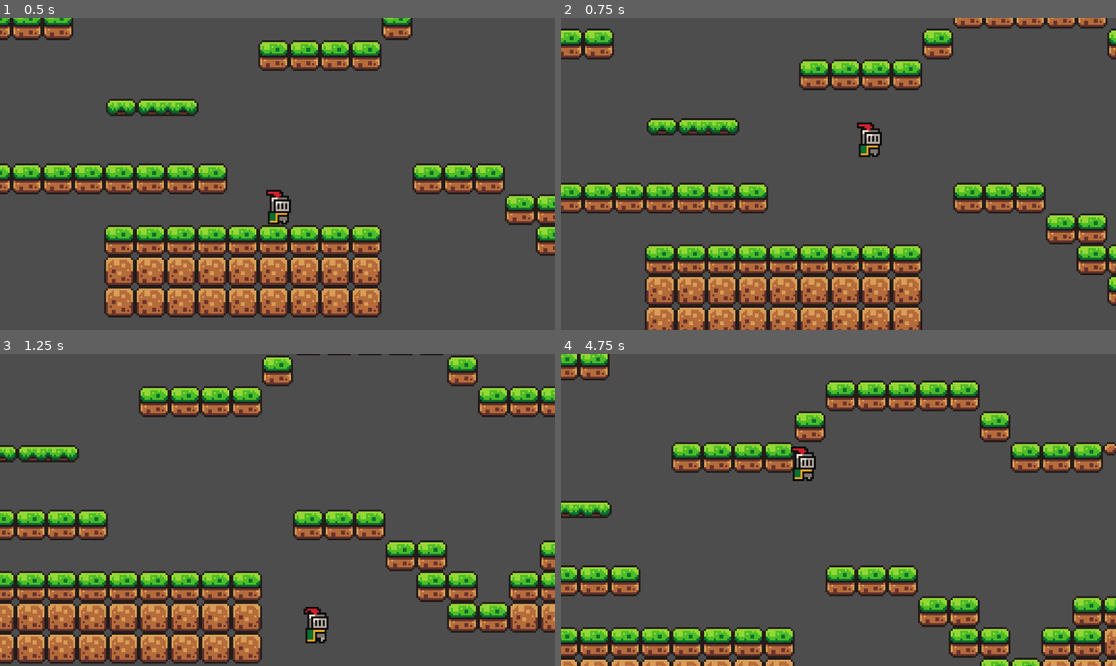
Above: before the commit, frames 1-4 (two rows, left to right).
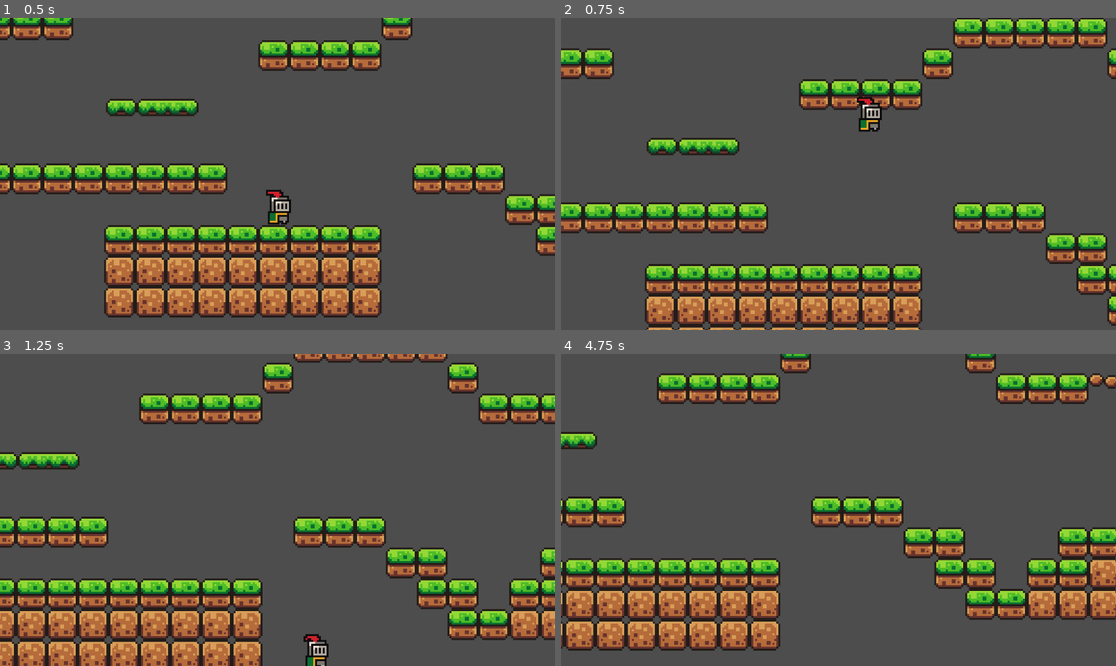
Above: after the commit, the same moments.

Repository: imyungsung31/GodotTest
Game: Godot game, scene res://Scenes/game.tscn
Same seed, same stepped clock (60 frames per second), same inputs: the game is played once before the commit and once after it.
Inputs:
- Up to frame 1 (0.5 s): no input
- Up to frame 2 (0.75 s): tap Enter (ui_accept) at 0.5 s; hold Right (ui_right) from 0.53 s (still down)
- Up to frame 3 (1.25 s): keep holding Right (ui_right); tap Enter (ui_accept) at 0.77 s
- Up to frame 4 (4.75 s): tap Enter (ui_accept) at 1.52, 3.02, 3.77, 4.52 s; release Right (ui_right) at 2.03 s; hold Left (ui_left) 2.03-2.78 s; hold Right (ui_right) 2.78-4.28 s; hold Left (ui_left) from 4.28 s (still down)

Frame 1 is identical in both runs. In frame 2, 33% of the frame differs, in the area x 0-100%, y 0-100%; in frame 3, 28%; in frame 4, 42%.

Commit message:
gitignore 추가

Diff:
--- a/Scripts/player.gd
+++ b/Scripts/player.gd
@@ -2,7 +2,7 @@
 
 
 const SPEED = 130.0
-const JUMP_VELOCITY = -300.0
+const JUMP_VELOCITY = -400.0
 
 
 func _physics_process(delta: float) -> void:
Not shown, changed: .gitignore
